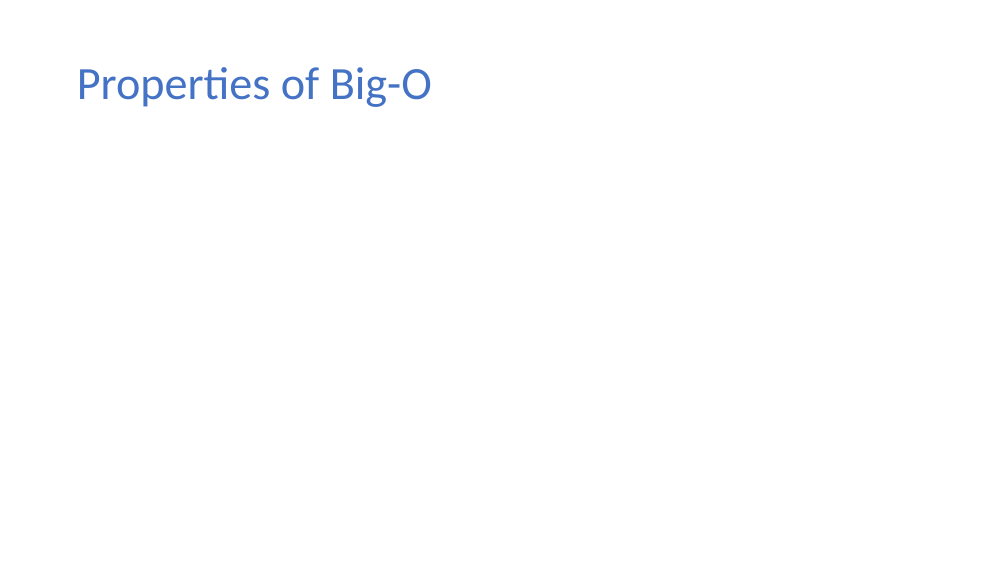
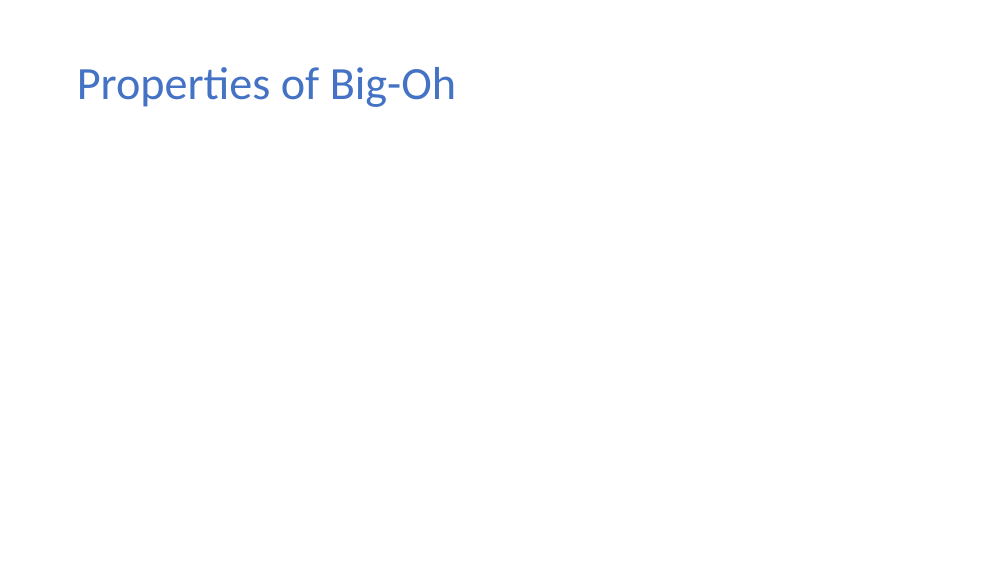
Before and after one commit to ekkapotc/EA2021, a slide deck: slide 41 of Slides/Lecture 1.pptx (slide 35 before the commit). Drawn at 1008x567 pixels with LibreOffice and Linux fonts; fonts in the diff are those of the drawing; grey boxes stand for pictures. Boxes give left, top, right and bottom in pixels: in the first picture for what was removed or moved away, otherwise in the second. Text is boxed around its words. In the diff, an @@ line names an element or a change of style, - is before the commit and + after.

```diff
--- a/Slides/Lecture 1.pptx
+++ b/Slides/Lecture 1.pptx
@@ title at (x1=77, y1=67, x2=456, y2=107): text changed @@
-Properties of Big-O
+Properties of Big-Oh
```
Also in this commit, not shown: 5 other slides changed, 19 slides added, 7 slides removed, 9 other files.
